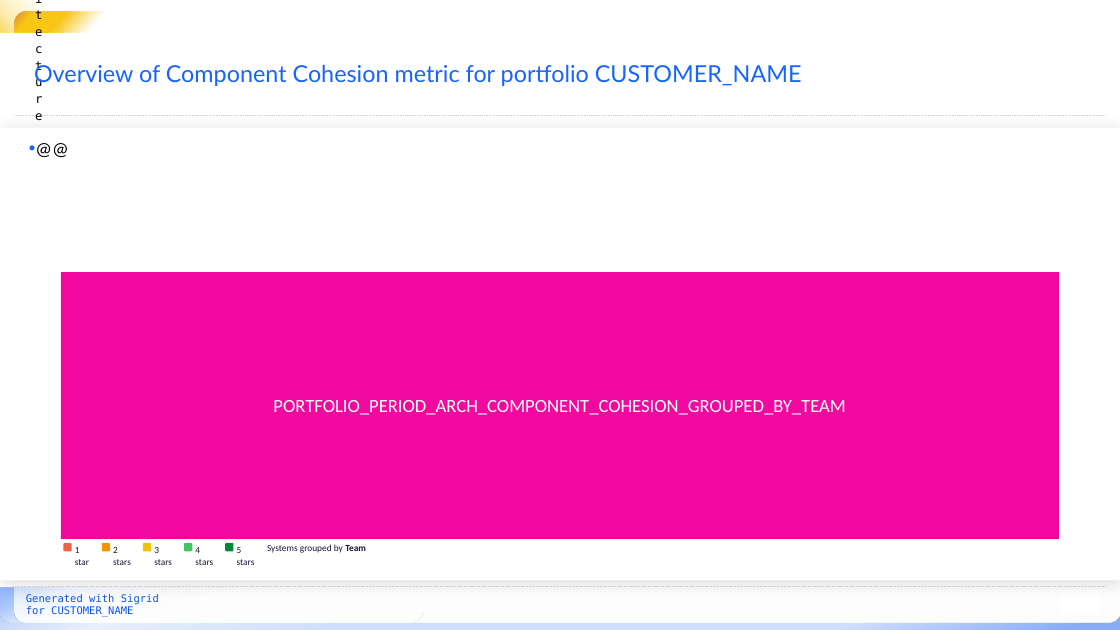
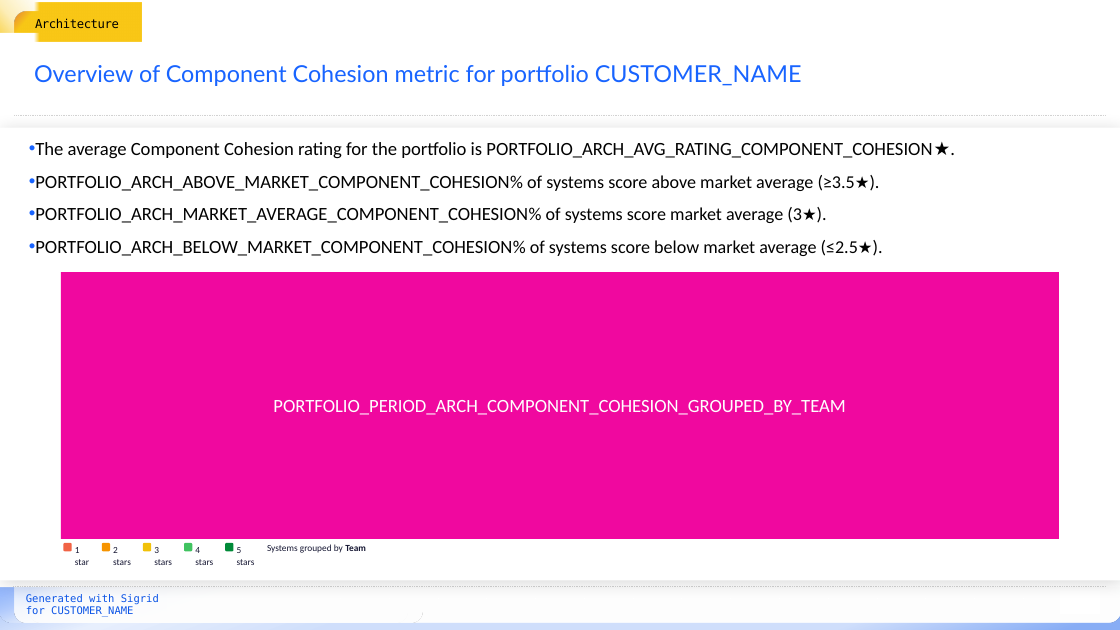
Before and after one commit to Software-Improvement-Group/sigrid-report-generator, a slide deck: slide 24 of src/report_generator/presets/templates/portfolio-metrics.pptx (slide 28 before the commit). Drawn at 1120x630 pixels with LibreOffice and Linux fonts; fonts in the diff are those of the drawing; background and template pictures are left out. Boxes give left, top, right and bottom in pixels: in the first picture for what was removed or moved away, otherwise in the second. Text is boxed around its words. In the diff, an @@ line names an element or a change of style, - is before the commit and + after.

Commit message:
Update portfolio metrics template

```diff
--- a/src/report_generator/presets/templates/portfolio-metrics.pptx
+++ b/src/report_generator/presets/templates/portfolio-metrics.pptx
@@ text "Architecture" rewrapped from [35,12,49,33] to [35,18,119,28] @@
@@ text at [35,142,932,256]: text changed @@
-• @@
+• The average Component Cohesion rating for the portfolio is PORTFOLIO_ARCH_AVG_RATING_COMPONENT_COHESION ★.
+• PORTFOLIO_ARCH_ABOVE_MARKET_COMPONENT_COHESION% of systems score above market average (≥3.5★).
+• PORTFOLIO_ARCH_MARKET_AVERAGE_COMPONENT_COHESION% of systems score market average (3★).
+• PORTFOLIO_ARCH_BELOW_MARKET_COMPONENT_COHESION% of systems score below market average (≤2.5★).
```
Also in this commit, not shown: 39 other slides changed, 10 slides removed.
